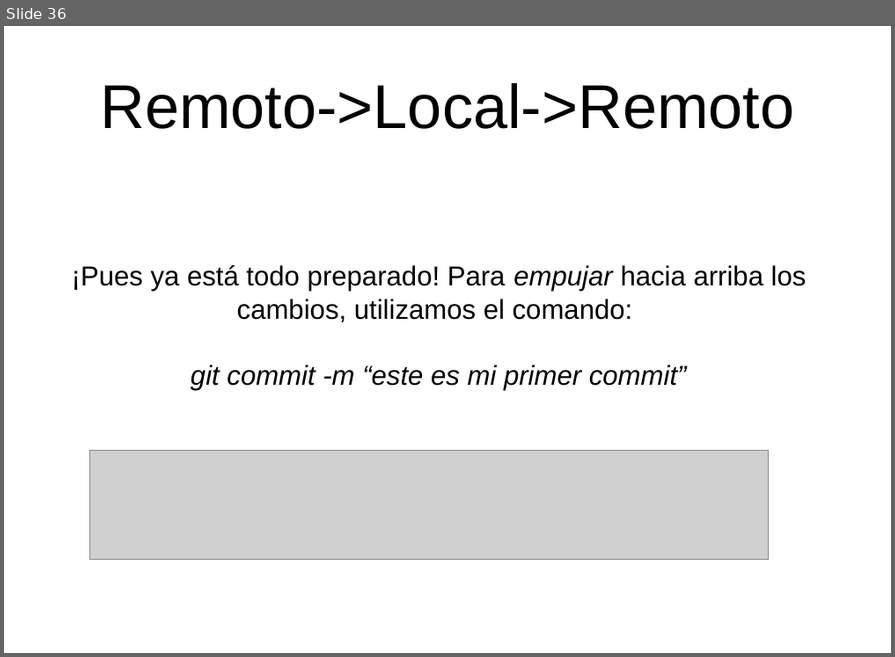
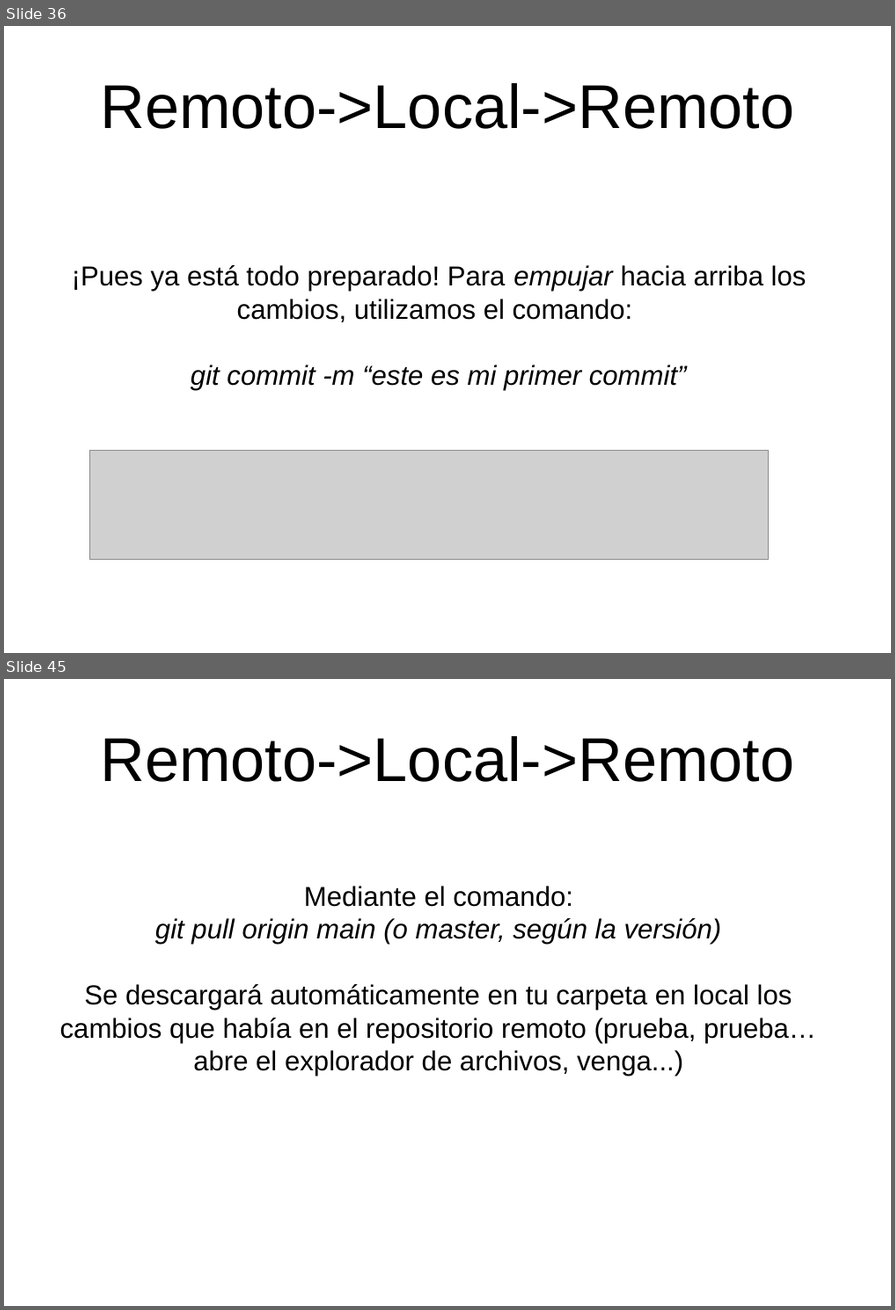
Before and after one commit to clubroboticacr/aprenderGit, a slide deck: presentacionrepositoriosGit.odp. Shown one above the other, each under a label of ours: slide 36 before the commit, slides 36 and 45 after it; the slides between them are not shown. The pictures are 895x657 and 895x1310 pixels, drawn with LibreOffice and Linux fonts; fonts in the diff are those of the drawing; grey boxes stand for pictures; background and template pictures are left out. Boxes give left, top, right and bottom in pixels: in the first picture for what was removed or moved away, otherwise in the second. Text is boxed around its words. In the diff, an @@ line names an element or a change of style, - is before the commit and + after.

```diff
--- a/presentacionrepositoriosGit.odp
+++ b/presentacionrepositoriosGit.odp
@@ slide 45 added at [4,679,891,1306], background picture (left out) @@
@@ title added at [101,736,795,782], 58.7 pt, text #000000 @@
+Remoto->Local->Remoto
@@ subtitle added at [60,886,816,1076], 26 pt, text #000000 @@
+Mediante el comando:
+git pull origin main (o master, según la versión)
+Se descargará automáticamente en tu carpeta en local los cambios que había en el repositorio remoto (prueba, prueba… abre el explorador de archivos, venga...)
```
Also in this commit, not shown: 1 slide changed, 8 other slides added.
